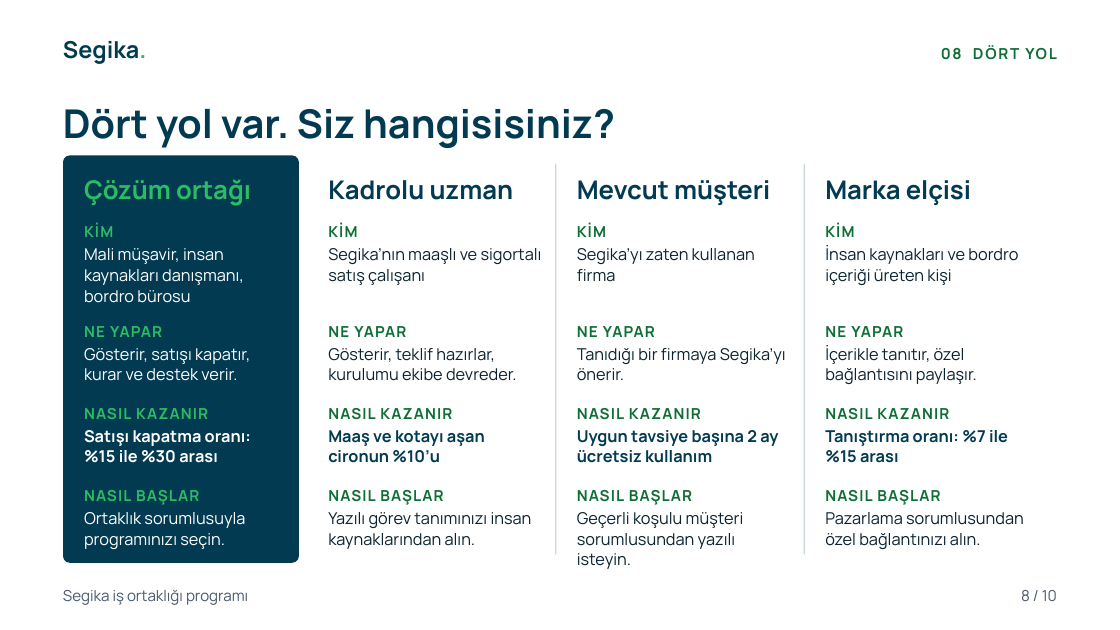
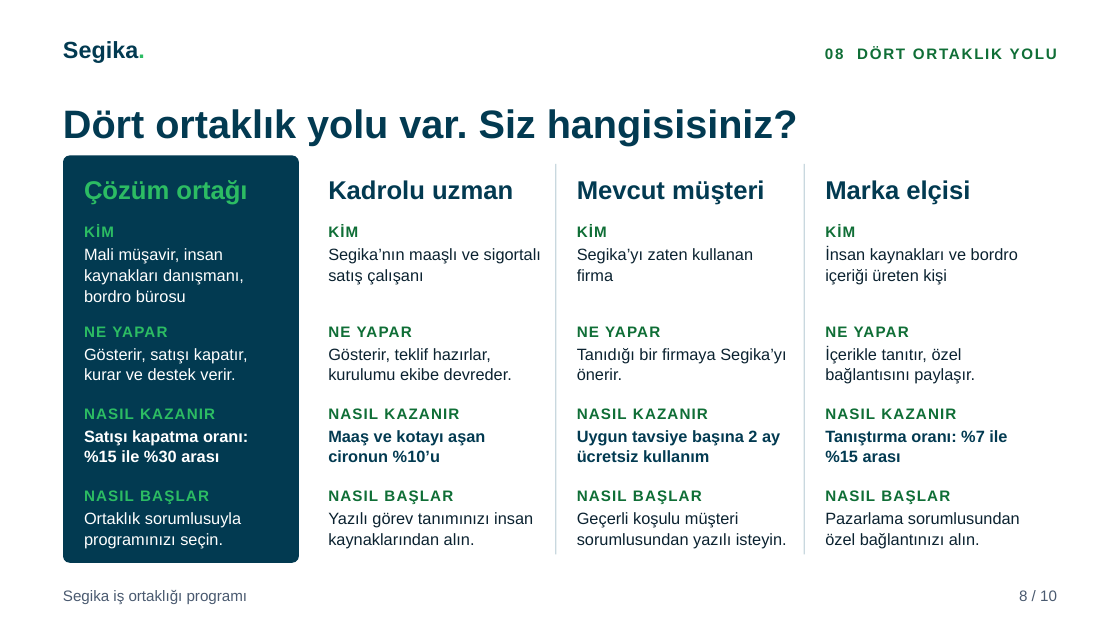
Before and after one commit to karacaismail/19ekim, a slide deck: slide 8 of public/indir/segika/segika-is-ortakligi-sunum.pptx. Drawn at 1120x630 pixels with LibreOffice and Linux fonts; fonts in the diff are those of the drawing. Boxes give left, top, right and bottom in pixels: in the first picture for what was removed or moved away, otherwise in the second. Text is boxed around its words. In the diff, an @@ line names an element or a change of style, - is before the commit and + after.

Commit message:
Segika setini bağımsız incelemeye göre düzelt
Logo adı kaldırıldı. Sonraki yılların payı için destek koşulu yazıldı.
Eşik ve oranların bugünkü plan olduğu gövde boyunda yazıldı. Mali müşavirin nakitsiz yolu hukuk görüşü bekliyor.
PPTX yazı tipi Arial oldu. PDF'te Outfit sabit dosyayla gömülür ve metin aranabilir. Tutarlar TL ile yazılır.
Görsel sunuma ve PPTX'e öteki üç yol sayfası eklendi. Önizlemeler PDF'in kendisinden çizilir.

```diff
--- a/public/indir/segika/segika-is-ortakligi-sunum.pptx
+++ b/public/indir/segika/segika-is-ortakligi-sunum.pptx
@@ text at [553,42,1057,67]: text changed; font Manrope to Arial @@
-08 DÖRT YOL
+08 DÖRT ORTAKLIK YOLU
@@ text at [63,109,798,146]: text changed; font Manrope to Arial @@
-Dört yol var. Siz hangisisiniz?
+Dört ortaklık yolu var. Siz hangisisiniz?
@@ font Manrope to Arial in 39 elements at [63,41,145,63], [84,180,247,205], [84,225,114,237], [84,248,244,302], [84,326,167,337], [84,348,248,380], [84,408,215,419], [84,430,248,462], [84,490,209,504], [84,512,241,548], [328,180,513,200], [328,225,358,237], [328,248,541,285], [328,326,412,337], [328,348,512,380], [328,408,459,419], [328,430,485,462], [328,490,453,504], [328,512,533,548], [577,180,764,205], [577,225,607,237], [577,248,753,281], [577,326,660,337], [577,348,786,380], [577,408,708,419], [577,430,780,462], [577,490,702,504], [577,512,787,548], [825,180,970,205], [825,225,855,237], [825,247,1018,285], [825,326,909,337], [825,346,975,384], [825,408,956,419], [825,430,1007,462], [825,490,950,504], [825,512,1020,548], [63,590,248,604], [1019,590,1057,601] @@
```
Also in this commit, not shown: 8 other slides changed, 1 slide added, 1 slide removed, 58 other files.
